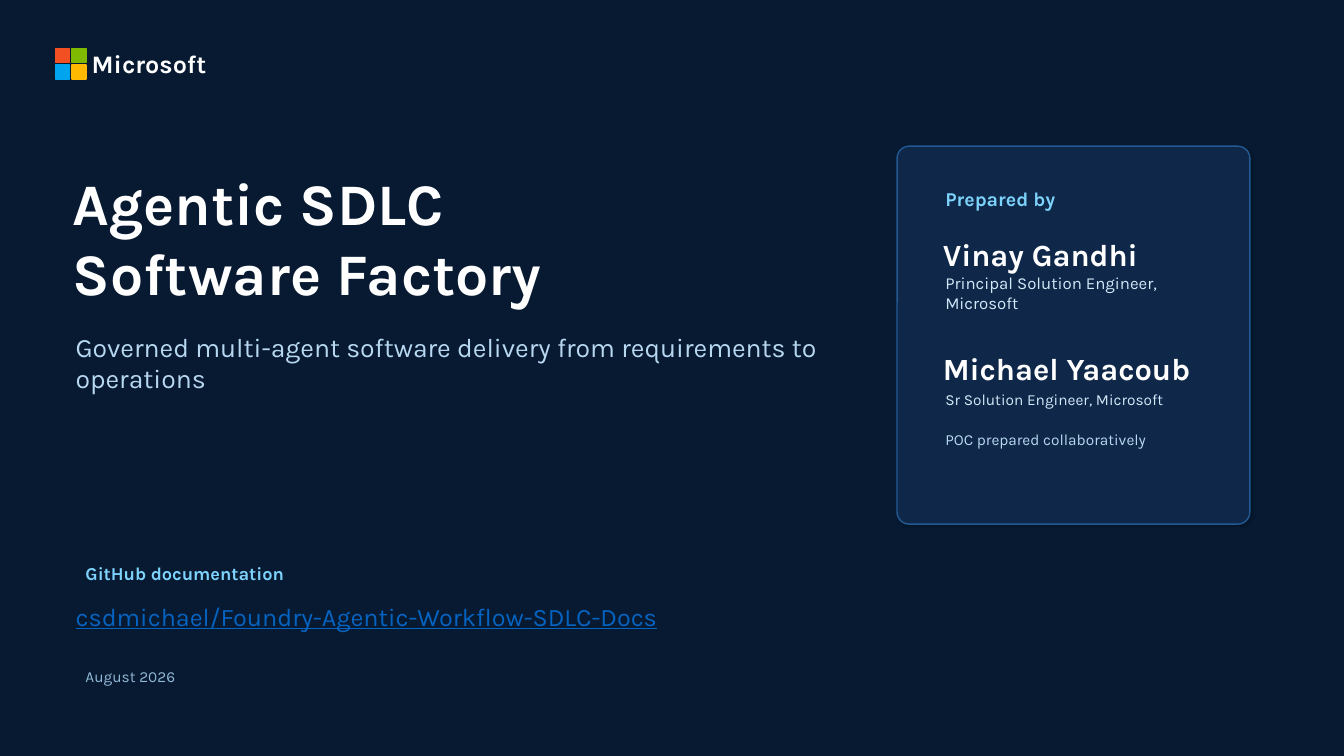
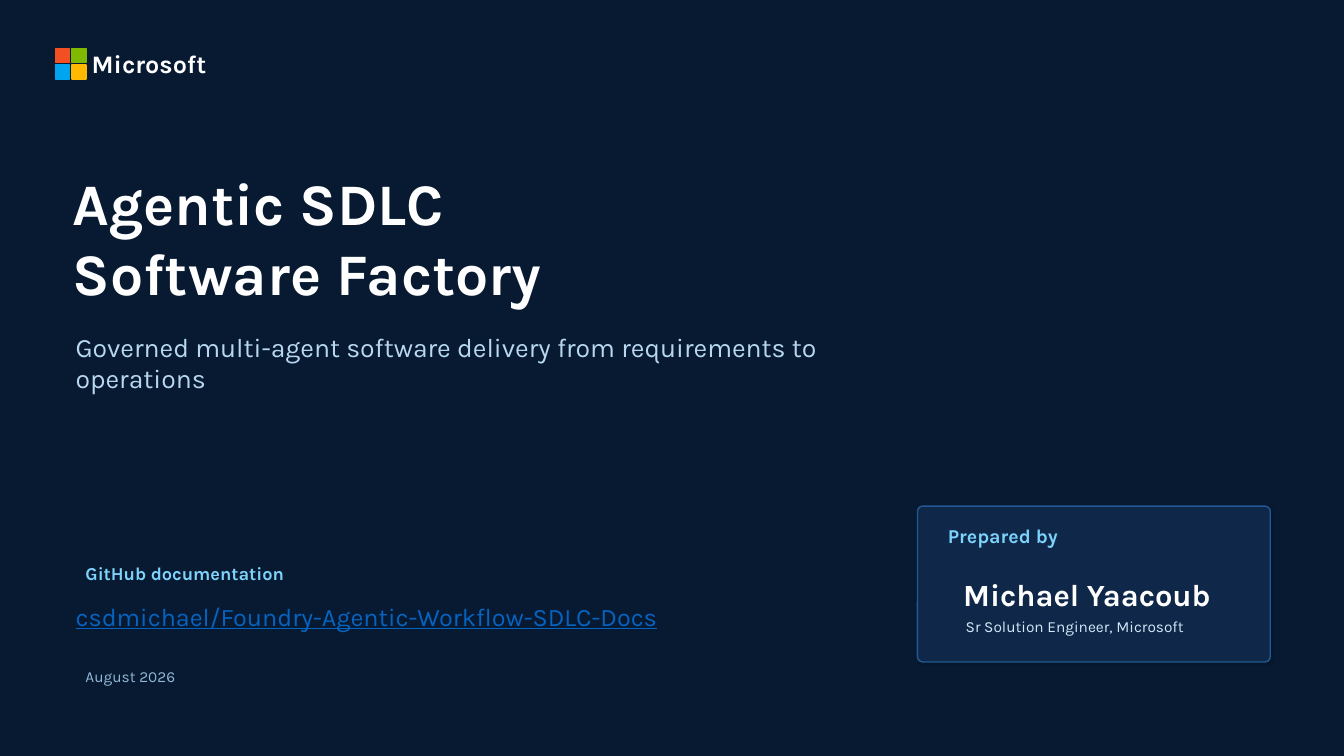
Before and after one commit to csdmichael/Foundry-Agentic-Workflow-SDLC-Docs, a slide deck: slide 1 of docs/Agentic-SDLC-Software-Factory.pptx. Drawn at 1344x756 pixels with LibreOffice and Linux fonts; fonts in the diff are those of the drawing. Boxes give left, top, right and bottom in pixels: in the first picture for what was removed or moved away, otherwise in the second. Text is boxed around its words. In the diff, an @@ line names an element or a change of style, - is before the commit and + after.

```diff
--- a/docs/Agentic-SDLC-Software-Factory.pptx
+++ b/docs/Agentic-SDLC-Software-Factory.pptx
@@ text removed at (943, 244, 1138, 274) @@
-Vinay Gandhi
@@ text removed at (945, 277, 1157, 309) @@
-Principal Solution Engineer, Microsoft
@@ text removed at (945, 434, 1146, 449) @@
-POC prepared collaboratively
@@ rounded rectangle: place and size @@
-rounded rectangle at (897, 146, 1250, 524)
+rounded rectangle at (918, 506, 1270, 662)
@@ text "Prepared by": place and size @@
-text "Prepared by" at (945, 192, 1055, 211)
+text "Prepared by" at (948, 529, 1058, 548)
@@ text "Michael Yaacoub": place and size @@
-text "Michael Yaacoub" at (943, 358, 1191, 381)
+text "Michael Yaacoub" at (963, 584, 1211, 607)
@@ text "Sr Solution Engineer, Microsoft": place and size @@
-text "Sr Solution Engineer, Microsoft" at (945, 394, 1163, 409)
+text "Sr Solution Engineer, Microsoft" at (966, 621, 1183, 636)
```
Also in this commit, not shown: 5 other files.
